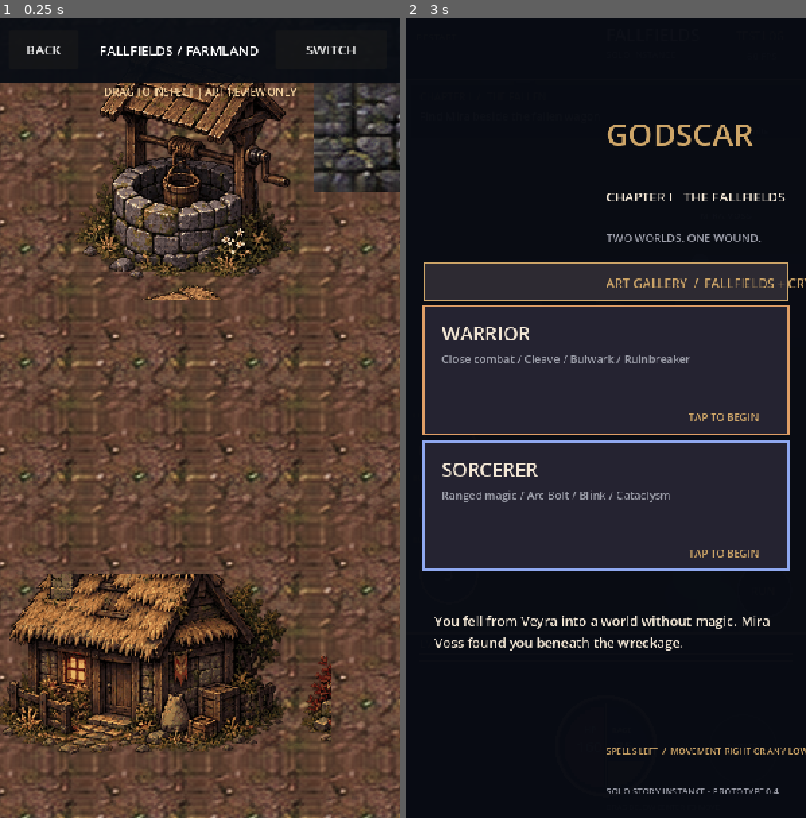
Above: before the commit, frames 1-2 (left to right).
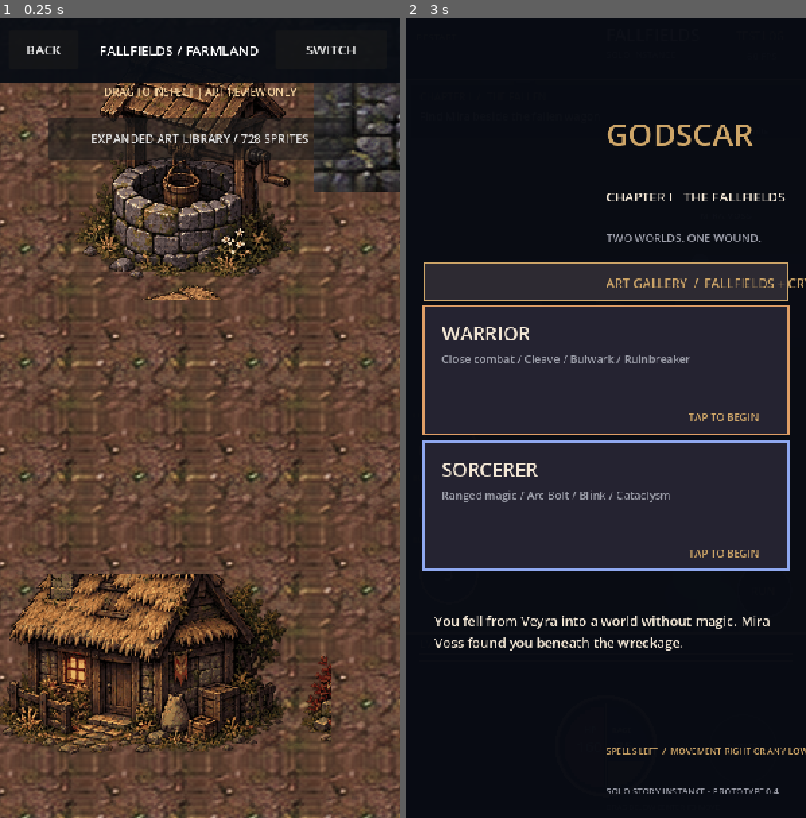
Above: after the commit, the same moments.

Repository: fytchx/Godscar
Game: Godot game, scene res://assets/godscar_environment/godot_demo/gallery.tscn
Two runs of this game, one before a commit and one after it. Both use one fixed random seed, a clock stepped at 60 frames per second and the inputs below. This scene is started directly instead of the project's main scene.
Inputs (mouse positions are in pixels of both pictures, inside the frame that each line leads up to):
- Up to frame 1 (0.25 s): no input
- Up to frame 2 (3 s): click (606, 138) at 0.5 s, where only the run after the commit has a clickable "EXPANDED ART LIBRARY / 728 SP…"; click (606, 138) at 1.25 s, where only the run after the commit has a clickable "EXPANDED ART LIBRARY / 728 SP…"; click (606, 138) at 2 s, where only the run after the commit has a clickable "EXPANDED ART LIBRARY / 728 SP…"; click "BACK" at 2.75 s

The runs differ from the first frame. In frame 1, 2.7% of the frame differs, in the area x 12-88%, y 12-18%; in frame 2, nothing differs.

Commit message:
Lock Godscar art style and add verified one-upload 728-sprite expansion importer

Diff:
--- a/assets/godscar_environment/godot_demo/gallery.gd
+++ b/assets/godscar_environment/godot_demo/gallery.gd
@@ -122,6 +122,15 @@
     footer.add_theme_font_size_override("font_size", 14)
     footer.add_theme_color_override("font_color", Color("#f1cf9d"))
     overlay.add_child(footer)
+    var expansion := Button.new()
+    expansion.text = "EXPANDED ART LIBRARY / 728 SPRITES"
+    expansion.position = Vector2(65, 135)
+    expansion.size = Vector2(410, 56)
+    expansion.pressed.connect(func():
+        if ResourceLoader.exists("res://scenes/environment_expansion_gallery.tscn"):
+            get_tree().change_scene_to_file("res://scenes/environment_expansion_gallery.tscn")
+    )
+    overlay.add_child(expansion)
 
 
 func _move_camera_by(delta: Vector2) -> void:
Not shown, added: .github/workflows/import-environment-expansion-v2.yml
Not shown, added: art/EXPANSION_V2_IMPORT.md
Not shown, added: docs/GODSCAR_ART_STYLE_LOCK.md
